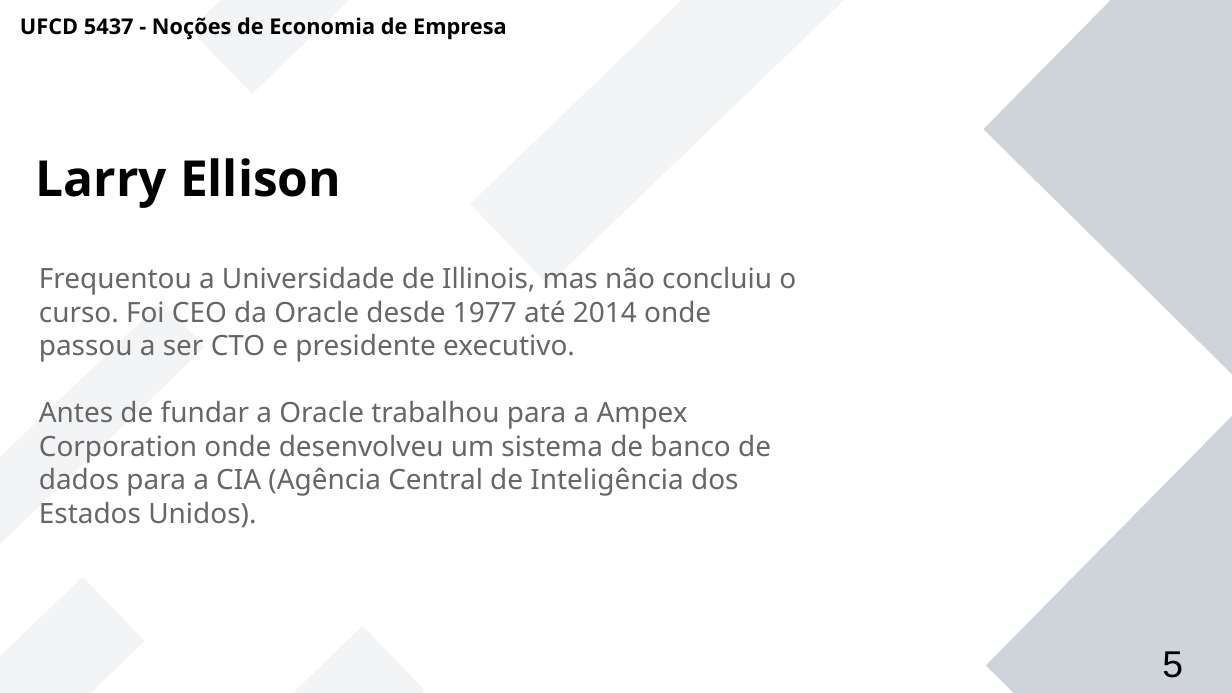
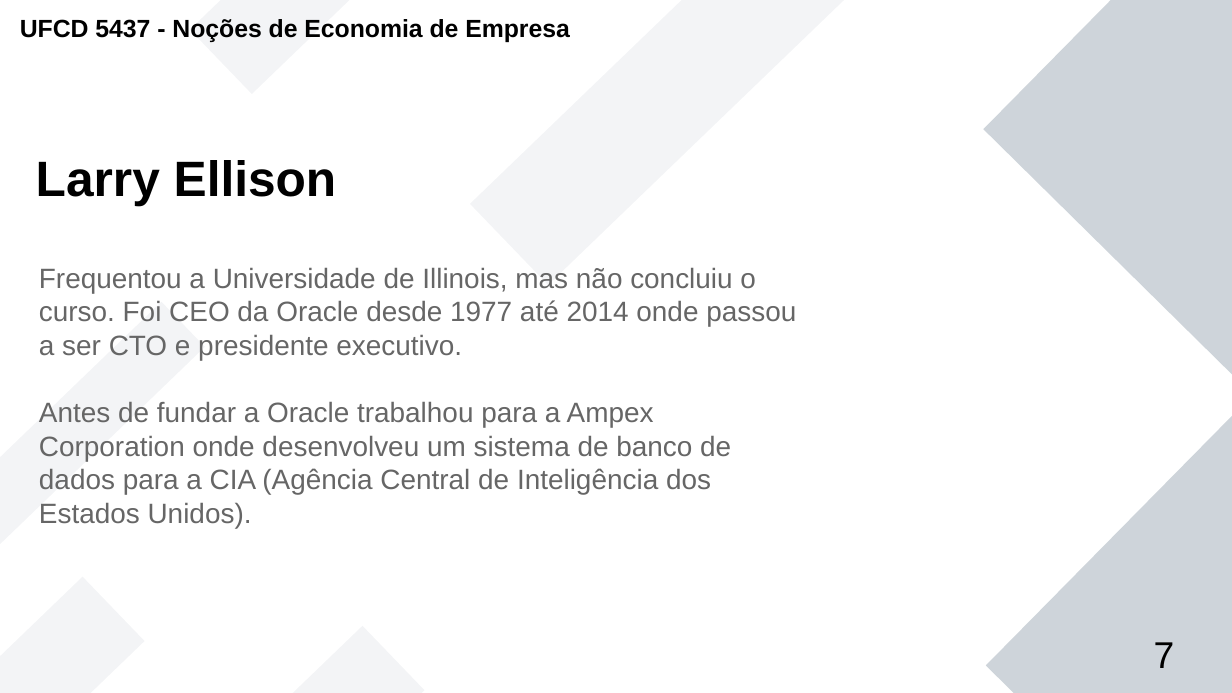
Before and after one commit to JPSCorreia/5437-Nocoes-de-Economia-de-Empresa, a slide deck: slide 7 of Trabalho de Grupo/Trabalho de Grupo - Oracle.pptx (slide 5 before the commit). Drawn at 1232x693 pixels with LibreOffice and Linux fonts; fonts in the diff are those of the drawing; background and template pictures are left out. Boxes give left, top, right and bottom in pixels: in the first picture for what was removed or moved away, otherwise in the second. Text is boxed around its words. In the diff, an @@ line names an element or a change of style, - is before the commit and + after.

```diff
--- a/Trabalho de Grupo/Trabalho de Grupo - Oracle.pptx
+++ b/Trabalho de Grupo/Trabalho de Grupo - Oracle.pptx
@@ text "UFCD 5437 - Noções de ..." at (20, 19, 570, 42): size 14 to 16 pt, font Noto Sans to Arial @@
@@ text "Larry Ellison" at (36, 160, 337, 206): font Noto Sans to Arial @@
@@ text "Frequentou a Universidade de Illinois, ..." at (39, 268, 796, 528): font Noto Sans to Arial @@
@@ page number added at (1154, 642, 1175, 668), 24 pt, text #000000 @@
+7
@@ page number removed at (1162, 651, 1183, 678) @@
-5
```
Also in this commit, not shown: 7 other slides changed, 4 slides added, 5 slides removed, 2 other files.
